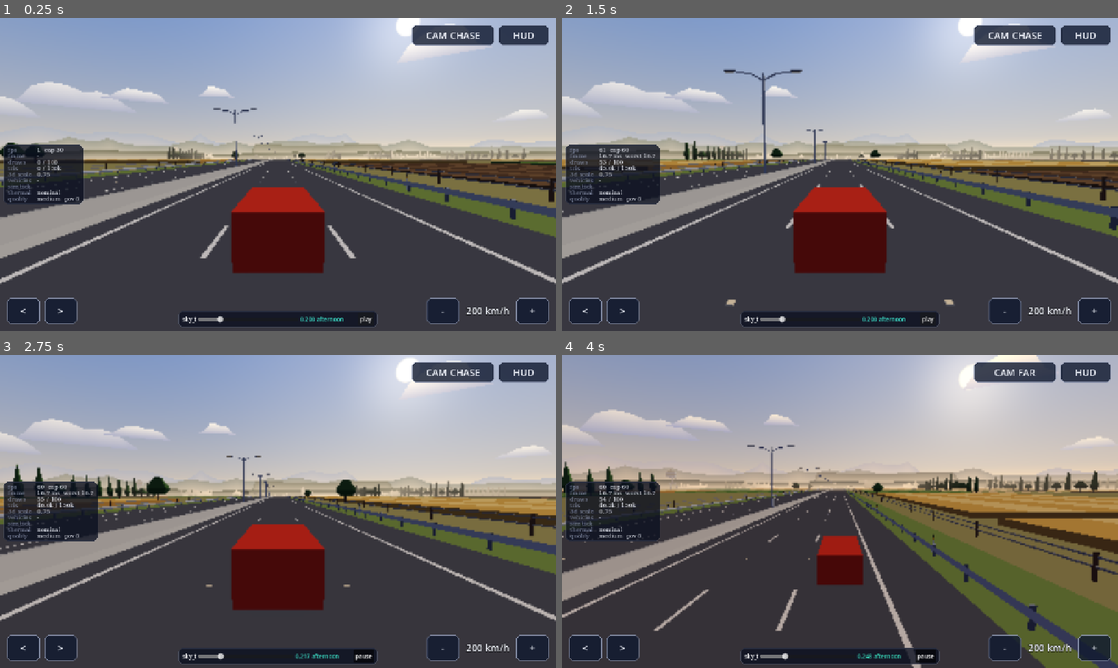
Above: before the commit, frames 1-4 (two rows, left to right).
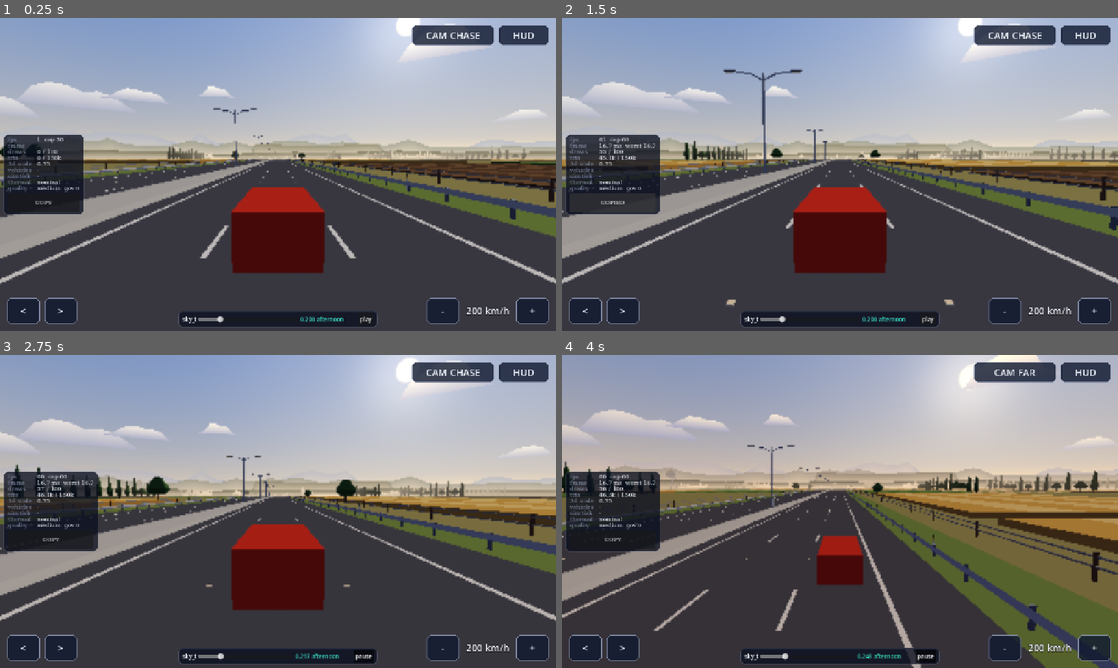
Above: after the commit, the same moments.

Repository: b3vet/westbound
Game: Godot game, scene res://src/dev/road_drive.tscn
Same seed, same stepped clock (60 frames per second), same inputs: the game is played once before the commit and once after it.
Inputs (mouse positions are in pixels of both pictures, inside the frame that each line leads up to):
- Up to frame 1 (0.25 s): no input
- Up to frame 2 (1.5 s): click (612, 202) at 0.5 s, where only the run after the commit has a clickable "COPY"; click (612, 202) at 1.25 s, where only the run after the commit has a clickable "COPIED"
- Up to frame 3 (2.75 s): click "play" at 2 s
- Up to frame 4 (4 s): move the mouse to (962, 495) at 2.77 s; hold Right 2.78-3.5 s; tap C at 2.85 s; click (962, 495) at 2.92 s; drag from (728, 527) to (812, 574) at 3.52 s

The runs differ from the first frame. In frame 1, 1.7% of the frame differs, in the area x 0-15%, y 37-63%; in frame 2, 1.8%; in frame 3, 2.0%, in the area x 0-18%, y 37-63%; in frame 4, 2.0%.

Commit message:
Dev HUD COPY button: plain-text dev report for playtest feedback
- DevReport composes build stamp (commit/date from export), platform,
  renderer, screen/safe area, scene, every HUD row and all DevStats values
- Native: OS clipboard. Web: HTML overlay with a native Copy button (iOS
  Safari only allows clipboard writes inside a real DOM gesture); verified
  in headless Chromium (overlay text + clipboard contents)
- export_web.sh writes build_info.cfg (gitignored, packed via include_filter)
- Drive scene reports seed, s, speed, lane, camera, sky_t, origin shifts

Co-Authored-By: Claude Opus 5.5 <noreply@anthropic.com>
Claude-Session: https://claude.ai/code/session_01TcMqR19wW8umBNNS6QLcPv

Diff:
--- a/src/dev/road_drive.gd
+++ b/src/dev/road_drive.gd
@@ -143,6 +143,13 @@
 
 
 func _process(_delta: float) -> void:
+	DevStats.report(&"seed", run_seed)
+	DevStats.report(&"s_m", int(_s))
+	DevStats.report(&"speed_kmh", int(SPEEDS_KMH[_speed_index]))
+	DevStats.report(&"lane", _lane)
+	DevStats.report(&"camera", CAMERAS[_cam_index])
+	DevStats.report(&"sky_t", snappedf(_sky.sky_t, 0.001))
+	DevStats.report(&"origin_shifts", _origin.shift_count)
 	_director.update_view(_s)
 	_builder.update_view(_s)
 	_roadside.update_view(_s)
--- a/src/ui/dev_hud.gd
+++ b/src/ui/dev_hud.gd
@@ -10,6 +10,10 @@
 ##
 ## Sits on the left edge, vertically centred: the gameplay HUD owns all four
 ## corners and the top-centre, and the middle third stays clear for traffic.
+##
+## COPY (owner request, M2) puts a DevReport (build, device, renderer, scene,
+## these rows, all DevStats values) on the clipboard; on web it opens an HTML
+## panel with a native Copy button because iOS Safari blocks other paths.
 
 ## Refresh the readouts at most this often (4 Hz).
 const REFRESH_INTERVAL_USEC := 250_000
@@ -24,6 +28,9 @@
 const EDGE_MARGIN := 8.0
 const USEC_PER_MSEC := 1000.0
 const PLACEHOLDER := "-"
+## Touch-sized COPY button (canvas px) and how long "COPIED" shows.
+const COPY_BUTTON_HEIGHT := 44.0
+const COPIED_FLASH_S := 1.5
 
 const COLOR_TEXT := Color("#f4f7ff")
 const COLOR_MUTED := Color("#8a93ad")
@@ -41,6 +48,7 @@
 @onready var _grid: GridContainer = $Panel/Grid
 
 var _value_labels: Array[Label] = []
+var _copy_button: Button
 var _hot: PackedByteArray = PackedByteArray()
 
 var _last_frame_usec: int = 0
@@ -60,6 +68,7 @@
 	_touch_down_msec.resize(MAX_TOUCHES)
 	_touch_down_msec.fill(-1)
 	_build_rows()
+	_build_copy_button()
 	get_viewport().size_changed.connect(_update_safe_area)
 	_update_safe_area()
 	set_hud_visible(OS.is_debug_build() and start_visible_in_debug)
@@ -193,6 +202,28 @@
 	_set_hot(Row.QUALITY, rung > 0)
 
 
+## The rows as [[name, value], ...], refreshed now (dev report, tests).
+func rows_snapshot() -> Array:
+	refresh()
+	var out: Array = []
+	for i in ROW_NAMES.size():
+		out.append([ROW_NAMES[i], _value_labels[i].text])
+	return out
+
+
+## Full plain-text report for playtest feedback.
+func report_text() -> String:
+	var scene := get_tree().current_scene
+	return DevReport.compose(rows_snapshot(), scene.scene_file_path if scene != null else "?")
+
+
+func copy_report() -> void:
+	var copied := DevReport.share(report_text())
+	if copied:
+		_copy_button.text = "COPIED"
+		get_tree().create_timer(COPIED_FLASH_S).timeout.connect(func() -> void: _copy_button.text = "COPY")
+
+
 ## Current text of a readout (tests).
 func get_row_text(row: Row) -> String:
 	return _value_labels[row].text
@@ -233,6 +264,20 @@
 		value.add_theme_color_override(&"font_color", COLOR_TEXT)
 		_grid.add_child(value)
 		_value_labels.append(value)
+
+
+func _build_copy_button() -> void:
+	var box := VBoxContainer.new()
+	box.mouse_filter = Control.MOUSE_FILTER_IGNORE
+	_panel.remove_child(_grid)
+	box.add_child(_grid)
+	_panel.add_child(box)
+	_copy_button = Button.new()
+	_copy_button.text = "COPY"
+	_copy_button.focus_mode = Control.FOCUS_NONE
+	_copy_button.custom_minimum_size = Vector2(0.0, COPY_BUTTON_HEIGHT)
+	_copy_button.pressed.connect(copy_report)
+	box.add_child(_copy_button)
 
 
 ## Keep the panel inside the display safe area (notch, rounded corners).
--- /dev/null
+++ b/src/ui/dev_report.gd
@@ -0,0 +1,74 @@
+class_name DevReport
+extends RefCounted
+## Plain-text snapshot for playtest feedback (owner request, M2): build,
+## device, renderer, scene, every dev HUD row and every DevStats value.
+## Shared by the dev HUD's COPY button. Dev-only; allocates freely.
+
+const BUILD_INFO_PATH := "res://build_info.cfg"
+
+
+static func build_line() -> String:
+	var cfg := ConfigFile.new()
+	var debug := "debug" if OS.is_debug_build() else "release"
+	if cfg.load(BUILD_INFO_PATH) != OK:
+		return "local (no build_info.cfg) %s" % debug
+	return "%s %s %s" % [cfg.get_value("build", "commit", "?"), cfg.get_value("build", "date", "?"), debug]
+
+
+## `hud_rows`: [[name, value], ...] from the dev HUD.
+static func compose(hud_rows: Array, scene_name: String) -> String:
+	var lines := PackedStringArray()
+	lines.append("Westbound dev report")
+	lines.append("build     %s" % build_line())
+	lines.append("time      %s UTC, uptime %.0f s" % [
+		Time.get_datetime_string_from_system(true, true), Time.get_ticks_msec() / 1000.0])
+	lines.append("platform  %s / %s%s" % [OS.get_name(), OS.get_model_name(),
+		" (web)" if OS.has_feature("web") else ""])
+	lines.append("renderer  %s, %s" % [RenderingServer.get_current_rendering_method(),
+		RenderingServer.get_video_adapter_name()])
+	var win := DisplayServer.window_get_size()
+	lines.append("screen    %dx%d, canvas %s, safe %s" % [win.x, win.y,
+		str(Engine.get_main_loop().root.get_visible_rect().size),
+		str(DisplayServer.get_display_safe_area())])
+	lines.append("scene     %s" % scene_name)
+	lines.append("-- hud")
+	for row: Array in hud_rows:
+		lines.append("%-9s %s" % [row[0], row[1]])
+	var keys := DevStats.keys()
+	keys.sort()
+	if not keys.is_empty():
+		lines.append("-- stats")
+		for k: Variant in keys:
+			lines.append("%-14s %s" % [String(k), str(DevStats.get_value(k))])
+	return "\n".join(lines)
+
+
+## Web: an HTML overlay with a native Copy button (iOS Safari only allows
+## clipboard writes inside a real DOM gesture). Native: the OS clipboard.
+## Returns true when the text went straight to the clipboard.
+static func share(text: String) -> bool:
+	if OS.has_feature("web"):
+		JavaScriptBridge.eval(_overlay_js(JSON.stringify(text)), true)
+		return false
+	DisplayServer.clipboard_set(text)
+	return true
+
+
+static func _overlay_js(text_literal: String) -> String:
+	return """(function(t){
+var old=document.getElementById('wb-report'); if(old){old.remove();}
+var d=document.createElement('div'); d.id='wb-report';
+d.style.cssText='position:fixed;inset:0;z-index:9999;background:rgba(11,16,32,.94);display:flex;flex-direction:column;gap:10px;box-sizing:border-box;padding:max(16px,env(safe-area-inset-top)) max(16px,env(safe-area-inset-right)) max(16px,env(safe-area-inset-bottom)) max(16px,env(safe-area-inset-left));color:#f4f7ff;font:600 15px sans-serif';
+var ta=document.createElement('textarea'); ta.value=t; ta.readOnly=true;
+ta.style.cssText='flex:1;min-height:0;background:#111a30;color:#f4f7ff;border:1px solid #8a93ad;font:12px monospace;padding:8px;resize:none';
+var row=document.createElement('div'); row.style.cssText='display:flex;gap:10px;align-items:center';
+var status=document.createElement('span'); status.style.cssText='min-width:140px';
+function mk(label,fn){var b=document.createElement('button');b.textContent=label;
+b.style.cssText='flex:1;padding:14px;font:600 16px sans-serif;background:#111a30;color:#f4f7ff;border:2px solid #8a93ad;border-radius:0';
+b.onclick=fn;return b;}
+row.append(mk('Copy',function(){
+  function manual(){ta.focus();ta.setSelectionRange(0,t.length);status.textContent='Selected: use Copy';}
+  if(navigator.clipboard&&navigator.clipboard.writeText){navigator.clipboard.writeText(t).then(function(){status.textContent='Copied';},manual);}else{manual();}
+}), mk('Close',function(){d.remove();}), status);
+d.append(ta,row); document.body.appendChild(d);
+})(%s)""" % text_literal
--- a/src/ui/dev_stats.gd
+++ b/src/ui/dev_stats.gd
@@ -39,6 +39,11 @@
 
 static func get_value(key: StringName, default: Variant = null) -> Variant:
 	return _values.get(key, default)
+
+
+## All reported keys (dev report; allocates, not for per-tick use).
+static func keys() -> Array:
+	return _values.keys()
 
 
 static func has_value(key: StringName) -> bool:
--- a/tests/unit/test_dev_hud.gd
+++ b/tests/unit/test_dev_hud.gd
@@ -100,3 +100,16 @@
 	eq(_hud.get_row_text(_hud.Row.SIM), "0.25 ms  max 0.25")
 	eq(_hud.get_row_text(_hud.Row.THERMAL), "nominal")
 	eq(_hud.get_row_text(_hud.Row.QUALITY), "medium  gov 2")
+
+
+func test_report_contains_rows_and_build() -> void:
+	var hud: CanvasLayer = (load("res://src/ui/dev_hud.tscn") as PackedScene).instantiate()
+	tree.root.add_child(hud)
+	DevStats.report(&"speed_kmh", 212)
+	var text: String = hud.report_text()
+	hud.free()
+	DevStats.reset()
+	check(text.begins_with("Westbound dev report"), "header")
+	check(text.contains("build "), "build line")
+	check(text.contains("fps "), "hud rows")
+	check(text.contains("speed_kmh") and text.contains("212"), "DevStats values")
Not shown, changed: export_presets.cfg
Not shown, added: src/ui/dev_report.gd.uid
Not shown, changed: .gitignore
Not shown, changed: tools/export_web.sh
